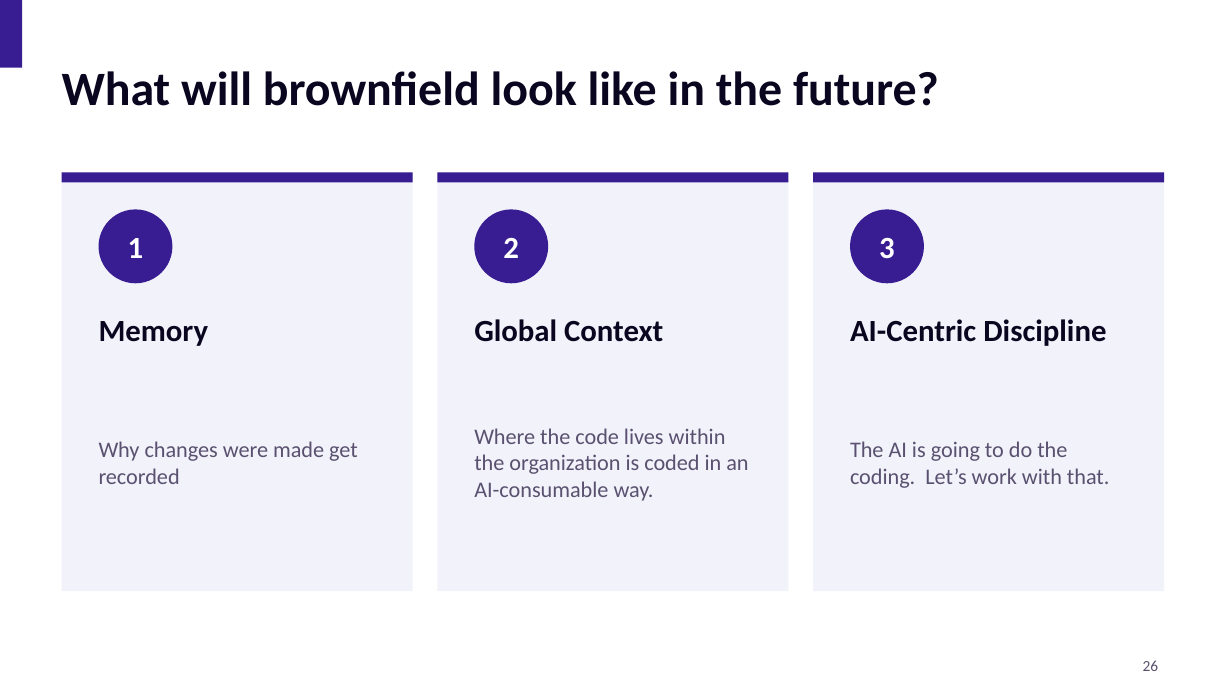
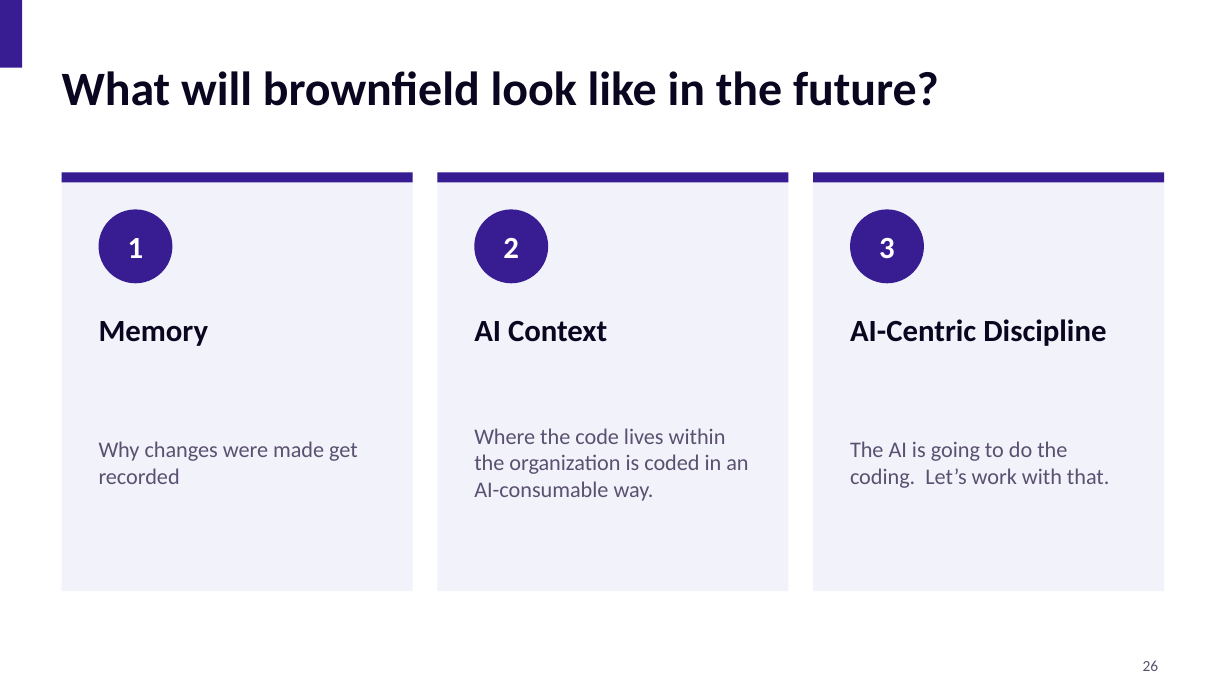
Before and after one commit to CommonDialog/Presentations, a slide deck: slide 26 of SoftEd/BrownfieldVsGreenfield/Greenfield vs Brownfield.pptx [Autosaved].pptx. Drawn at 1232x693 pixels with LibreOffice and Linux fonts; fonts in the diff are those of the drawing. Boxes give left, top, right and bottom in pixels: in the first picture for what was removed or moved away, otherwise in the second. Text is boxed around its words. In the diff, an @@ line names an element or a change of style, - is before the commit and + after.

```diff
--- a/SoftEd/BrownfieldVsGreenfield/Greenfield vs Brownfield.pptx [Autosaved].pptx
+++ b/SoftEd/BrownfieldVsGreenfield/Greenfield vs Brownfield.pptx [Autosaved].pptx
@@ text at box(474, 320, 607, 342): text changed @@
-Global Context
+AI Context
```
Also in this commit, not shown: 13 other slides changed.
